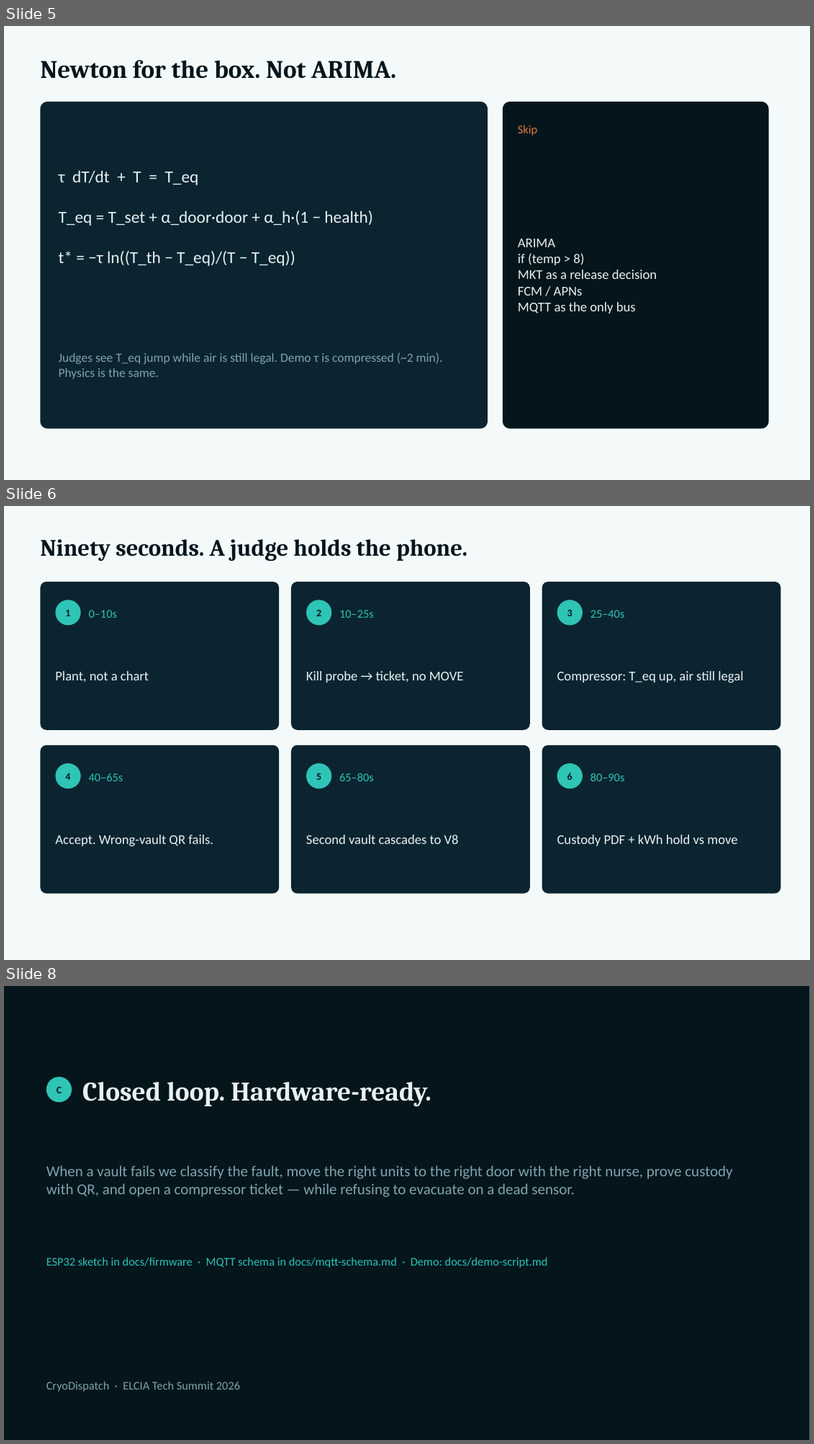
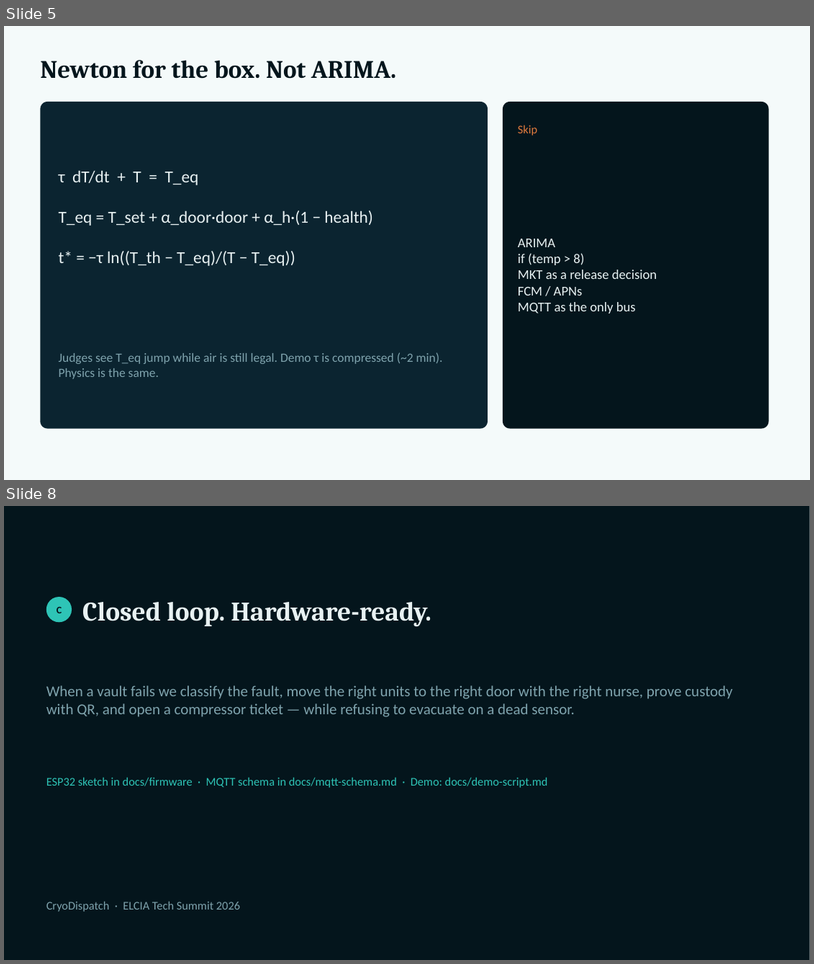
Before and after one commit to hafizsaab72/cryodispatch, a slide deck: docs/pitch/CryoDispatch.pptx. Shown one above the other, each under a label of ours: slides 5, 6 and 8 before the commit, slides 5 and 8 after it; the slides between them are not shown. The pictures are 814x1444 and 814x964 pixels, drawn with LibreOffice and Linux fonts; fonts in the diff are those of the drawing. Boxes give left, top, right and bottom in pixels: in the first picture for what was removed or moved away, otherwise in the second. Text is boxed around its words. In the diff, an @@ line names an element or a change of style, - is before the commit and + after.

```diff
--- a/docs/pitch/CryoDispatch.pptx
+++ b/docs/pitch/CryoDispatch.pptx
@@ slide 6 removed at bbox=[4, 506, 810, 960], background #FFFFFF @@
@@ rectangle removed at bbox=[4, 506, 810, 960] @@
@@ text removed at bbox=[40, 539, 468, 561] @@
-Ninety seconds. A judge holds the phone.
@@ rounded rectangle removed at bbox=[40, 582, 279, 730] @@
@@ rounded rectangle removed at bbox=[291, 582, 530, 730] @@
@@ rounded rectangle removed at bbox=[543, 582, 782, 730] @@
@@ ellipse removed at bbox=[55, 600, 81, 626] @@
@@ text removed at bbox=[65, 610, 70, 616] @@
-1
@@ text removed at bbox=[89, 610, 117, 618] @@
-0–10s
@@ ellipse removed at bbox=[306, 600, 332, 626] @@
@@ text removed at bbox=[316, 610, 322, 616] @@
-2
@@ text removed at bbox=[340, 610, 374, 618] @@
-10–25s
@@ ellipse removed at bbox=[558, 600, 583, 626] @@
@@ text removed at bbox=[568, 610, 573, 616] @@
-3
@@ text removed at bbox=[591, 610, 625, 618] @@
-25–40s
@@ text removed at bbox=[55, 671, 149, 682] @@
-Plant, not a chart
@@ text removed at bbox=[306, 671, 464, 682] @@
-Kill probe → ticket, no MOVE
@@ text removed at bbox=[558, 671, 743, 682] @@
-Compressor: T_eq up, air still legal
@@ rounded rectangle removed at bbox=[40, 745, 279, 893] @@
@@ ellipse removed at bbox=[55, 763, 81, 788] @@
@@ rounded rectangle removed at bbox=[291, 745, 530, 893] @@
@@ ellipse removed at bbox=[306, 763, 332, 788] @@
@@ rounded rectangle removed at bbox=[543, 745, 782, 893] @@
@@ ellipse removed at bbox=[558, 763, 583, 788] @@
@@ text removed at bbox=[65, 773, 70, 780] @@
-4
@@ text removed at bbox=[89, 773, 124, 781] @@
-40–65s
@@ text removed at bbox=[316, 773, 322, 780] @@
-5
@@ text removed at bbox=[340, 773, 374, 781] @@
-65–80s
@@ text removed at bbox=[568, 772, 573, 780] @@
-6
@@ text removed at bbox=[591, 773, 625, 781] @@
-80–90s
@@ text removed at bbox=[55, 834, 214, 846] @@
-Accept. Wrong-vault QR fails.
@@ text removed at bbox=[306, 834, 459, 844] @@
-Second vault cascades to V8
@@ text removed at bbox=[558, 834, 738, 846] @@
-Custody PDF + kWh hold vs move
```
Also in this commit, not shown: 1 slide changed, 1 slide added, 54 other files.
